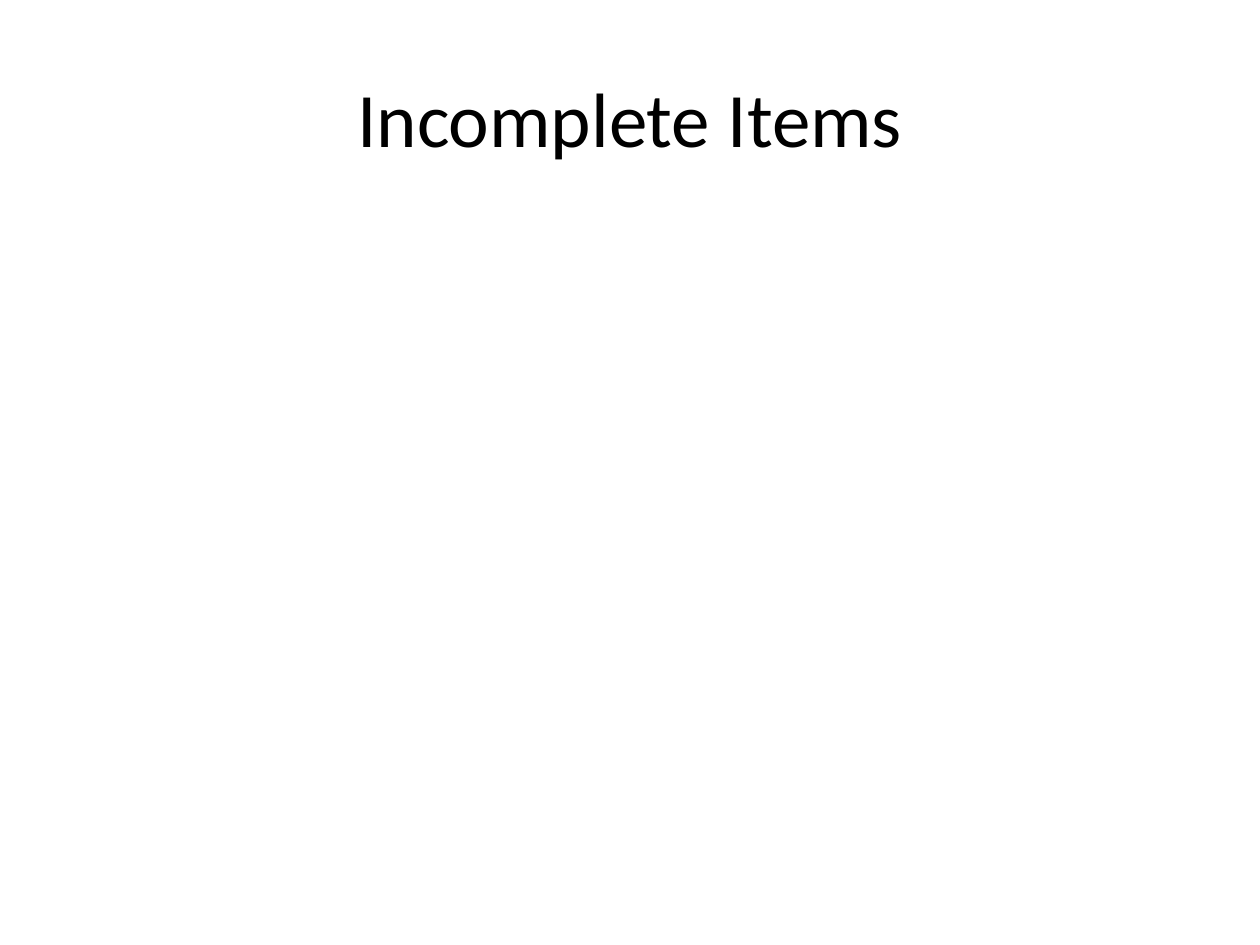
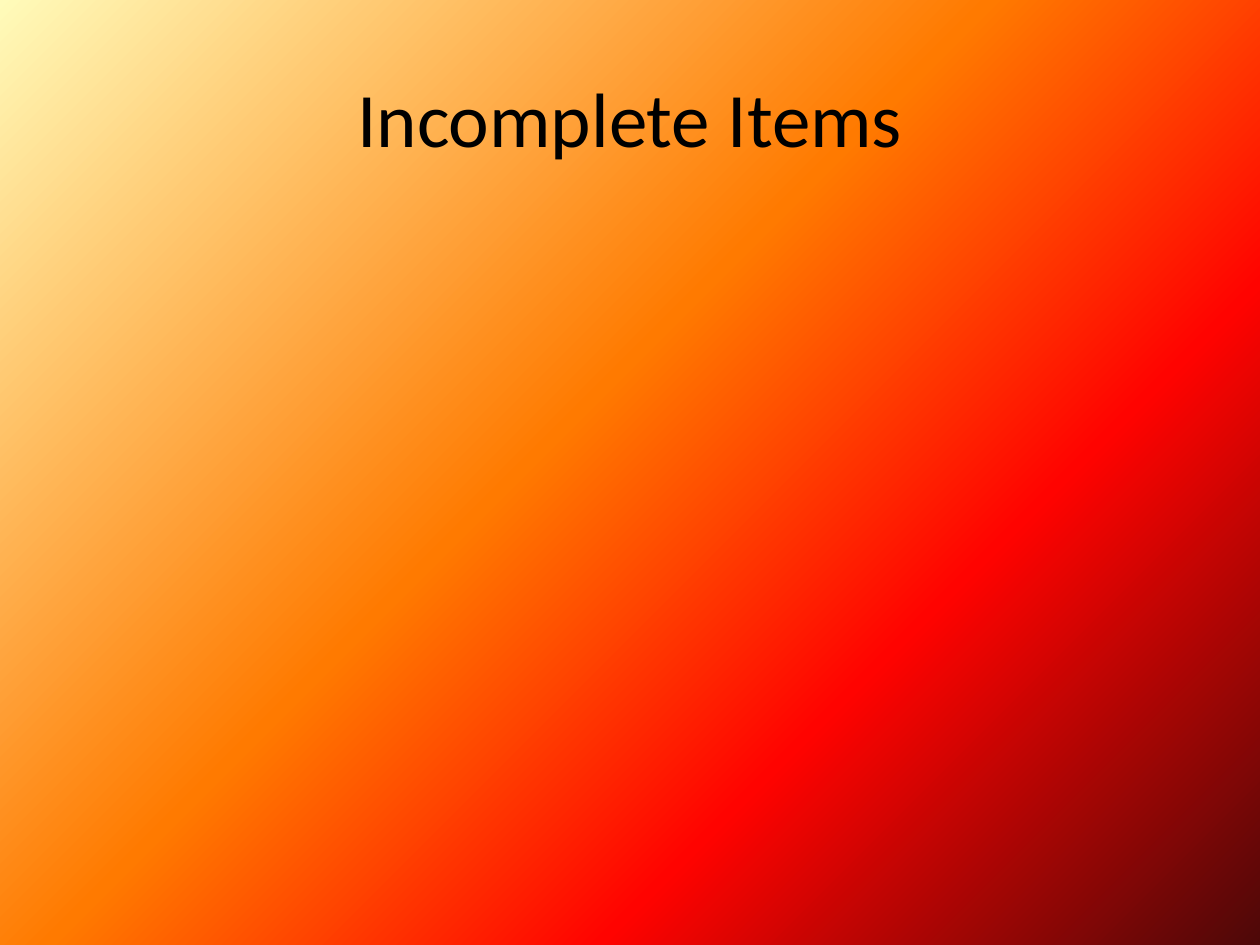
Before and after one commit to bryanstetson/lupoli-cmsc331Chess, a slide deck: slide 2 of Ruby Files/CMSC 331 Ruby Game Project.pptx. Drawn at 1260x945 pixels with LibreOffice and Linux fonts; fonts in the diff are those of the drawing. Boxes give left, top, right and bottom in pixels: in the first picture for what was removed or moved away, otherwise in the second. Text is boxed around its words. In the diff, an @@ line names an element or a change of style, - is before the commit and + after.

```diff
--- a/Ruby Files/CMSC 331 Ruby Game Project.pptx
+++ b/Ruby Files/CMSC 331 Ruby Game Project.pptx
@@ background #FFFFFF to gradient #FFFBBA to #FF7A00 to #FF0300 to #4D0808 @@
```
Also in this commit, not shown: 5 other slides changed.
